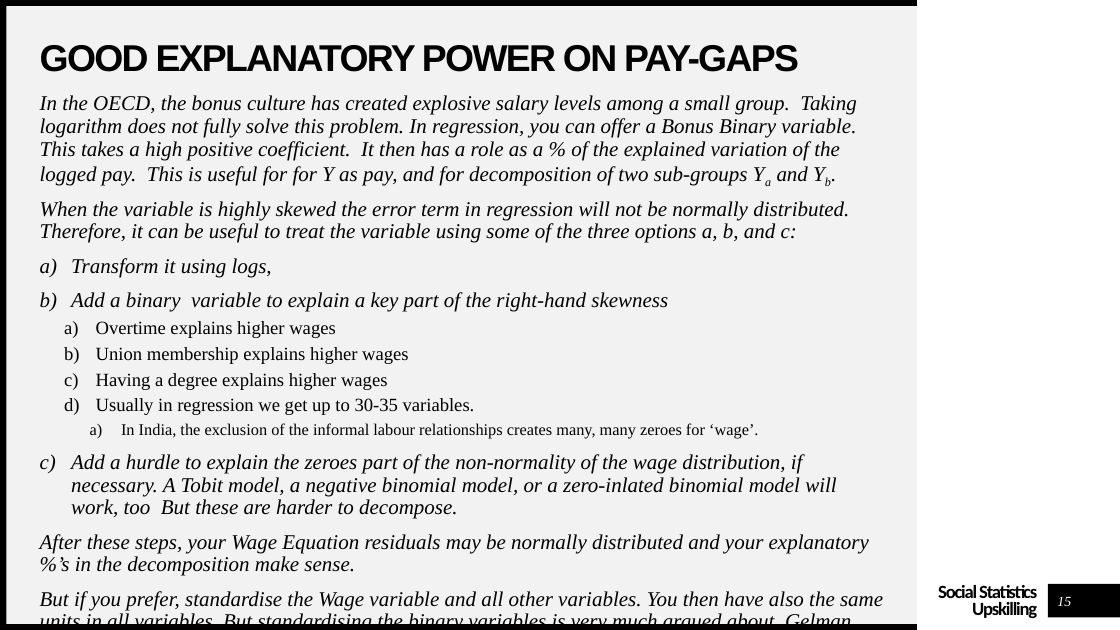
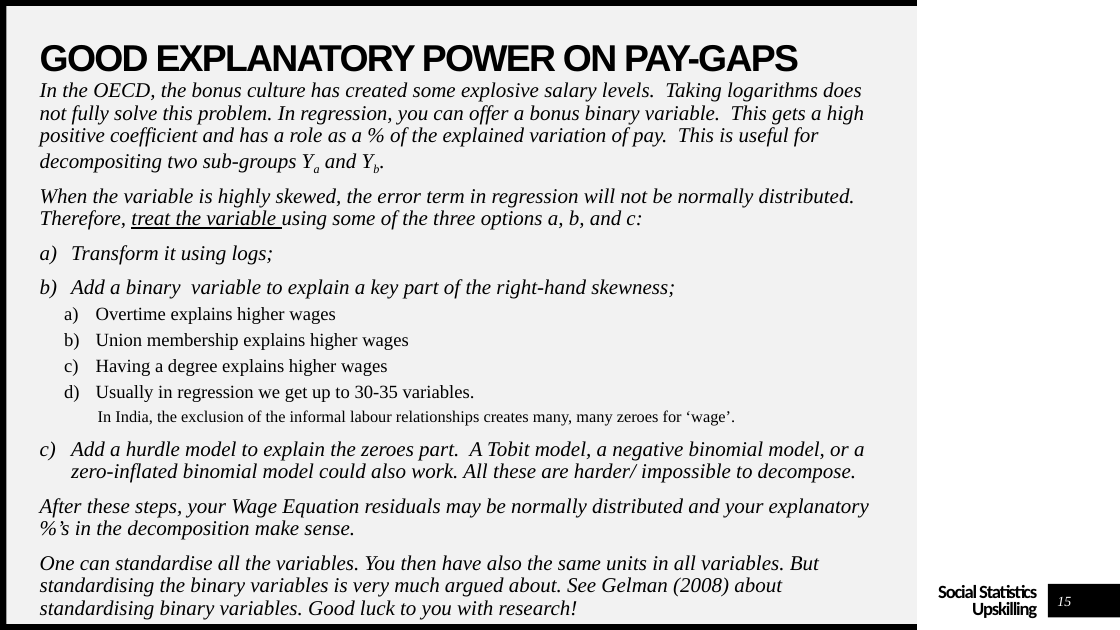
Before and after one commit to WendyOlsen/Upskilling2024, a slide deck: slide 15 of Pay Gap presentation.pptx. Drawn at 1120x630 pixels with LibreOffice and Linux fonts; fonts in the diff are those of the drawing. Boxes give left, top, right and bottom in pixels: in the first picture for what was removed or moved away, otherwise in the second. Text is boxed around its words. In the diff, an @@ line names an element or a change of style, - is before the commit and + after.

```diff
--- a/Pay Gap presentation.pptx
+++ b/Pay Gap presentation.pptx
@@ text "In the OECD, the bonus ...": place and size @@
-text "In the OECD, the bonus ..." at bbox=[40, 95, 883, 630]
+text "In the OECD, the bonus ..." at bbox=[40, 82, 869, 620]
@@ text at bbox=[40, 82, 864, 299]: text changed @@
-In the OECD, the bonus culture has created explosive salary levels among a small group. Taking logarithm does not fully solve this problem. In regression, you can offer a Bonus Binary variable. This takes a high positive coefficient. It then has a role as a % of the explained variation of the logged pay. This is useful for for Y as pay, and for decomposition of two sub-groups Ya and Yb.
-When the variable is highly skewed the error term in regression will not be normally distributed. Therefore, it can be useful to treat the variable using some of the three options a, b, and c:
-a) Transform it using logs,
-b) Add a binary variable to explain a key part of the right-hand skewness
+In the OECD, the bonus culture has created some explosive salary levels. Taking logarithms does not fully solve this problem. In regression, you can offer a bonus binary variable. This gets a high positive coefficient and has a role as a % of the explained variation of pay. This is useful for decompositing two sub-groups Ya and Yb.
+When the variable is highly skewed, the error term in regression will not be normally distributed. Therefore, treat the variable using some of the three options a, b, and c:
+a) Transform it using logs;
+b) Add a binary variable to explain a key part of the right-hand skewness;
@@ text at bbox=[98, 410, 735, 426]: bullet a) to none @@
@@ text at bbox=[71, 441, 864, 483]: text changed @@
-c) Add a hurdle to explain the zeroes part of the non-normality of the wage distribution, if necessary. A Tobit model, a negative binomial model, or a zero-inlated binomial model will work, too But these are harder to decompose.
+c) Add a hurdle model to explain the zeroes part. A Tobit model, a negative binomial model, or a zero-inflated binomial model could also work. All these are harder/ impossible to decompose.
@@ text at bbox=[40, 555, 819, 620]: text changed @@
-But if you prefer, standardise the Wage variable and all other variables. You then have also the same units in all variables. But standardising the binary variables is very much argued about. Gelman wrote about the standardised binary variables in linear regression. Good luck to you with research!
+One can standardise all the variables. You then have also the same units in all variables. But standardising the binary variables is very much argued about. See Gelman (2008) about standardising binary variables. Good luck to you with research!
```
Also in this commit, not shown: 5 other slides changed, 4 slides added, 3 slides removed, 1 other file.
